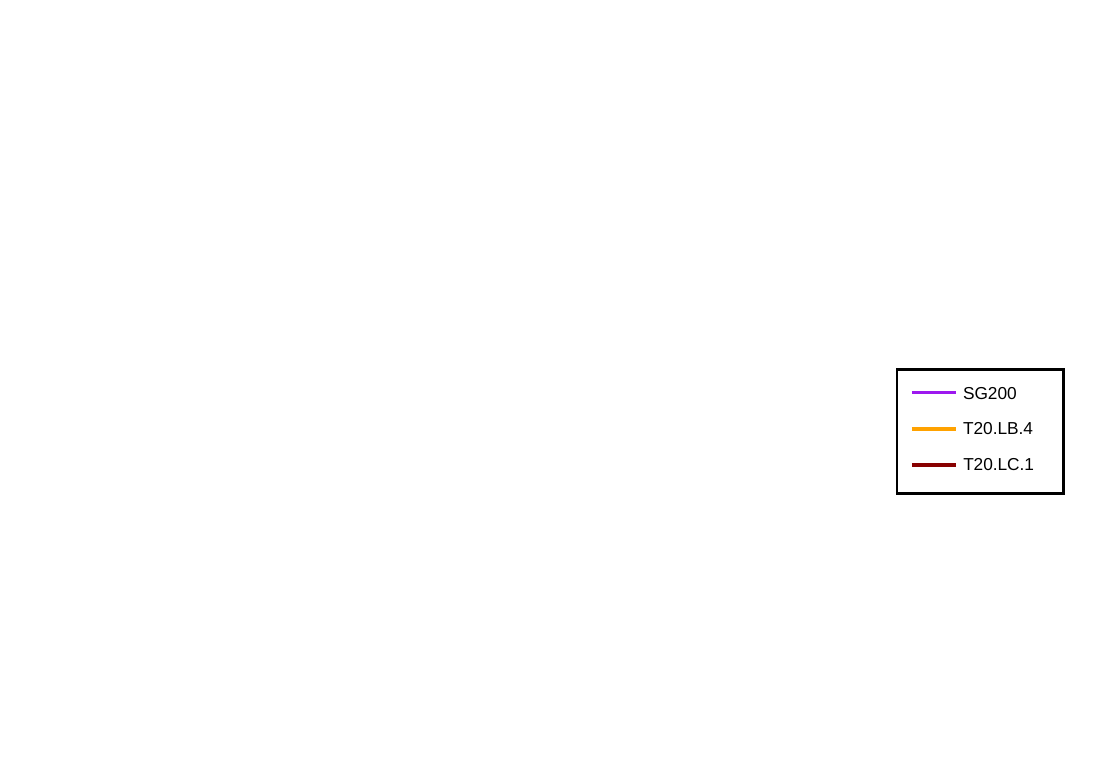
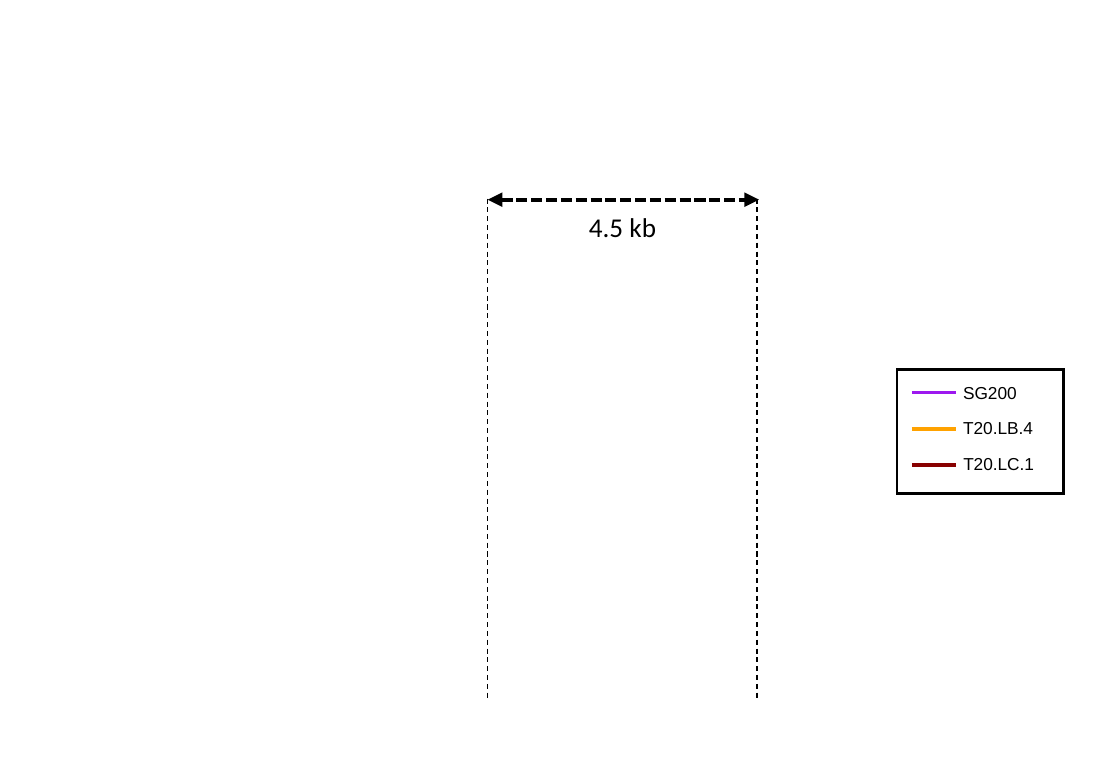
Before and after one commit to JLuisCuamatzi/Umaydis_experimental_Evolution, a slide deck: slide 1 of 02_MappingAndCoveragePlotting/normalizedCoverageTables/CoveragePlots/SuppFigure3.pptx. Drawn at 1120x770 pixels with LibreOffice and Linux fonts; fonts in the diff are those of the drawing; background and template pictures are left out. Boxes give left, top, right and bottom in pixels: in the first picture for what was removed or moved away, otherwise in the second. Text is boxed around its words. In the diff, an @@ line names an element or a change of style, - is before the commit and + after.

```diff
--- a/02_MappingAndCoveragePlotting/normalizedCoverageTables/CoveragePlots/SuppFigure3.pptx
+++ b/02_MappingAndCoveragePlotting/normalizedCoverageTables/CoveragePlots/SuppFigure3.pptx
@@ double arrow added from (487, 199) to (759, 199), #000000 1.5 pt dashed @@
@@ line added from (487, 199) to (487, 699), #000000 0.5 pt dashed @@
@@ line added from (757, 199) to (757, 699), #000000 0.5 pt dashed @@
@@ text added at bbox=[589, 218, 656, 238], 11 pt, text #000000 @@
+4.5 kb
```
Also in this commit, not shown: 40 other files.
